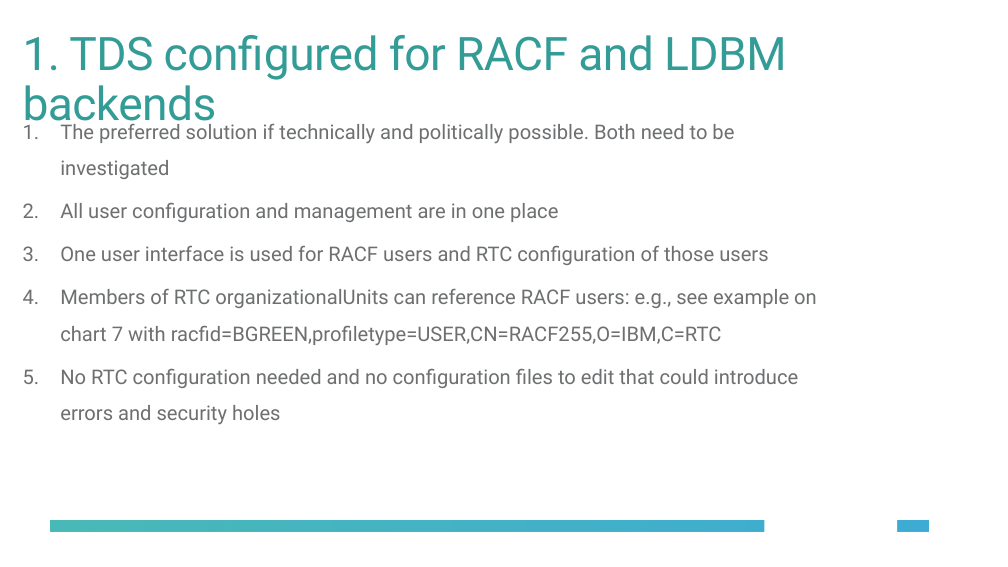
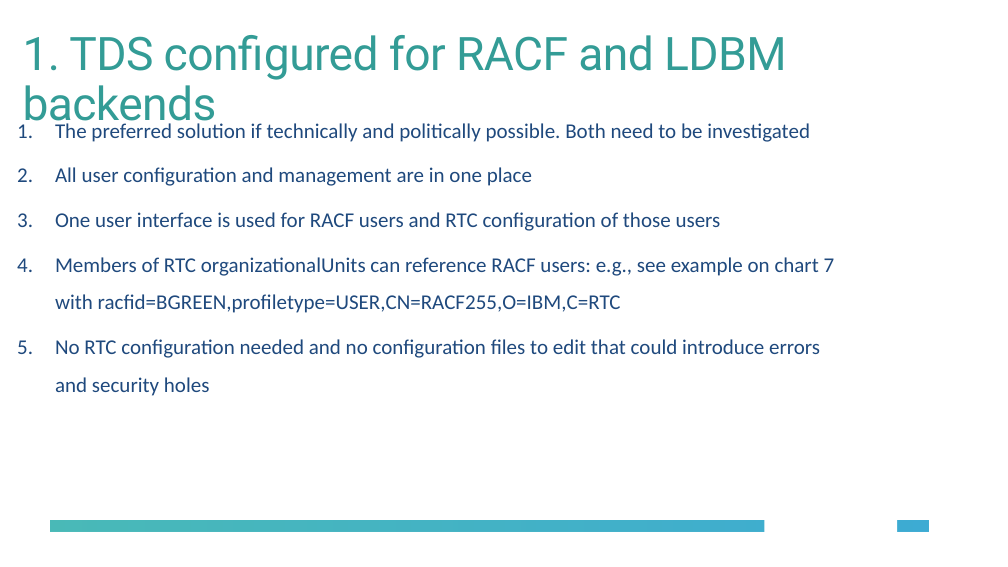
Before and after one commit to jamsden/CE4IoTConnector, a slide deck: slide 18 of LDAP-RTC-Sync/docs/LDAP-RTCSync.pptx (slide 13 before the commit). Drawn at 1008x567 pixels with LibreOffice and Linux fonts; fonts in the diff are those of the drawing; background and template pictures are left out. Boxes give left, top, right and bottom in pixels: in the first picture for what was removed or moved away, otherwise in the second. Text is boxed around its words. In the diff, an @@ line names an element or a change of style, - is before the commit and + after.

```diff
--- a/LDAP-RTC-Sync/docs/LDAP-RTCSync.pptx
+++ b/LDAP-RTC-Sync/docs/LDAP-RTCSync.pptx
@@ text "The preferred solution if technically ..." at (x1=55, y1=120, x2=835, y2=396): size 19.2 to 20 pt, font Roboto to Calibri, text colour #6D6F71 to #1F497D @@
```
Also in this commit, not shown: 9 other slides changed, 4 slides added, 9 other files.
